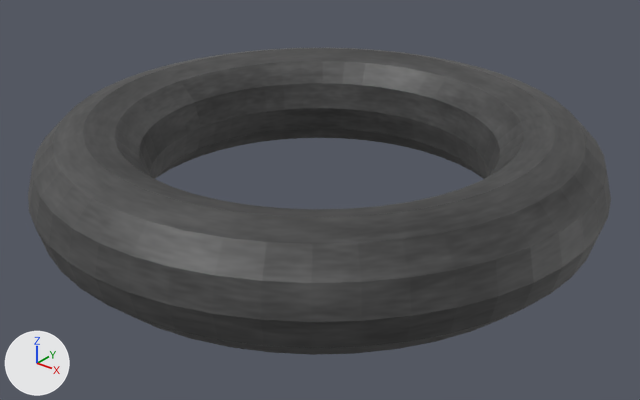
Two versions of the OBJ model project/resources/3dModels/Ring/Ring.obj, one commit apart.
The view is the same before and after, from a 50 mm camera at (2.28, -2.84, 1.59) aimed at (0.04, -0.05, -0.14). Lighting does not change. The marker at lower left points along +X, +Y and +Z. The first picture is the older version. Where no turn or scale is listed for an object, it has been applied to the vertices.

In view in the first picture: 'Ring'.
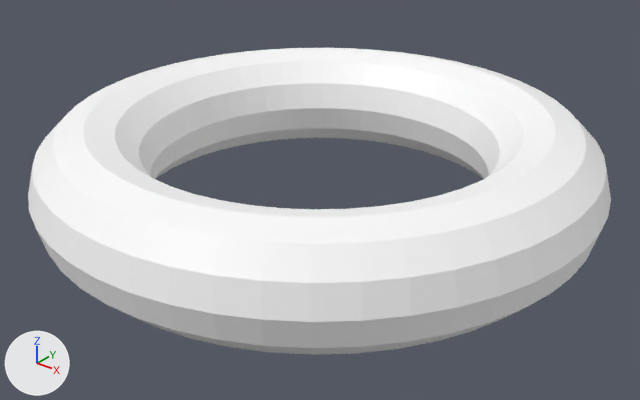
The change, as a diff of the scene's bpy script:
```diff
--- a/project/resources/3dModels/Ring/Ring.obj.py
+++ b/project/resources/3dModels/Ring/Ring.obj.py
@@ img_white_png @@
+img_white_png = load_image('white.png', 'white.png', 1, 1, 'sRGB')
@@ mat_デフォルト @@
+mat_デフォルト = principled_material('デフォルト')
+mat_デフォルト.texture = img_white_png
@@ me_ring @@
 me_ring.from_pydata(...)  # 576 vertices, 1152 faces; spans x -1.25..1.25, y -1.25..1.25, z -0.25..0.25
-me_ring.materials.append(mat_岩)  # picture img_wall_png
+me_ring.materials.append(mat_デフォルト)  # picture img_white_png
```

Location of each change, (x1, y1, x2, y2) in pixels of the pictures (640 x 400 px):
'Ring', recoloured (grey to white)
    both: (28, 48, 611, 355)
